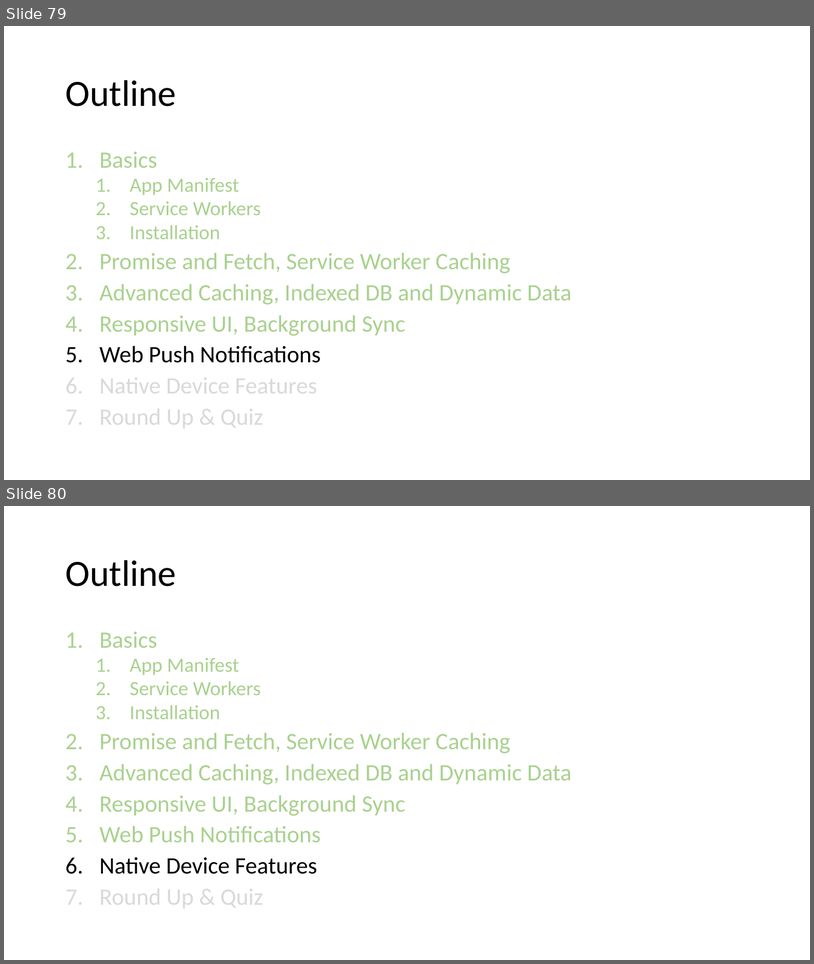
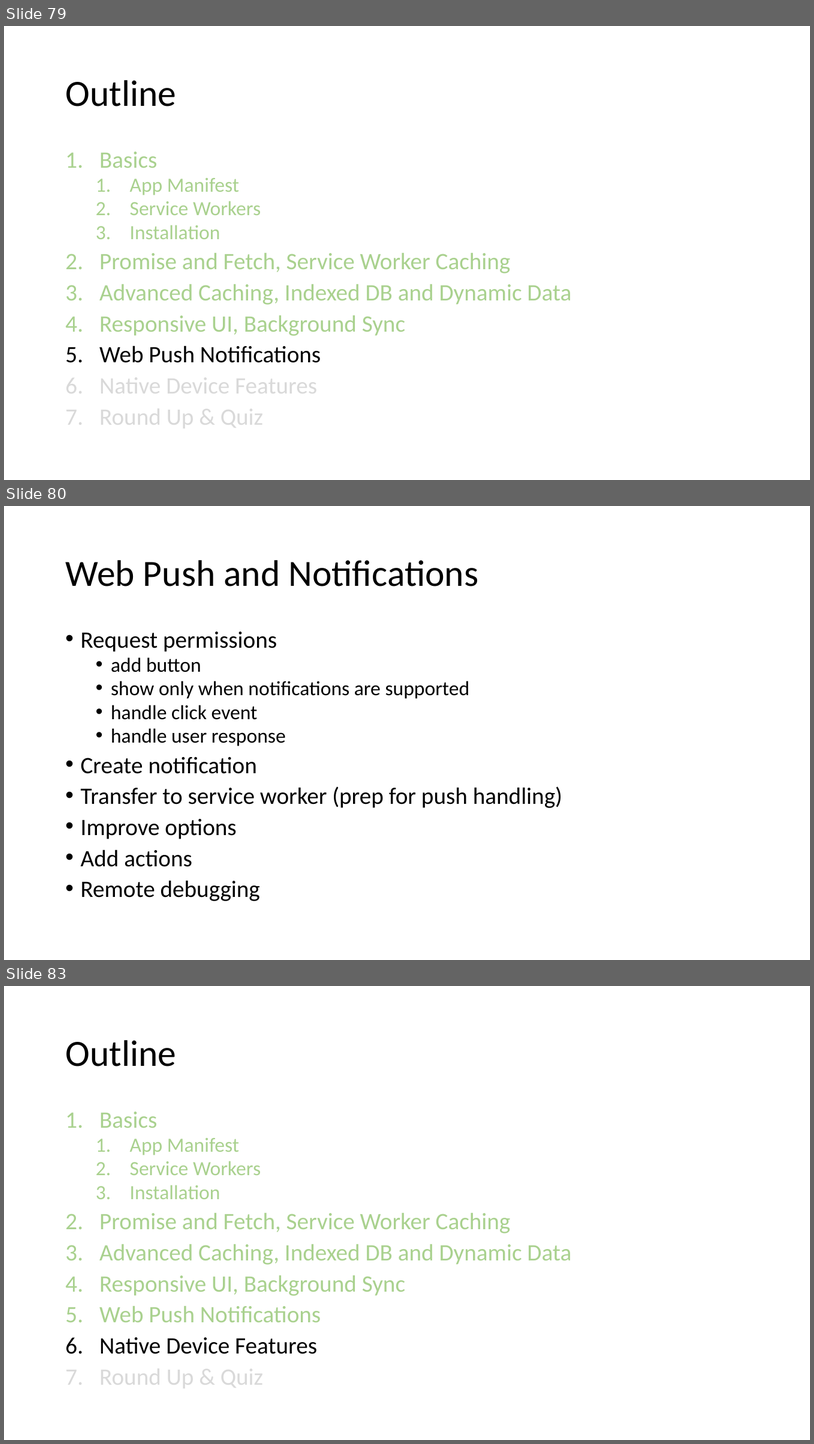
Before and after one commit to SteveNox/PWA, a slide deck: Progressive Web Apps.pptx. Shown one above the other, each under a label of ours: slides 79 and 80 before the commit, slides 79, 80 and 83 after it; the slides between them are not shown. The pictures are 814x964 and 814x1444 pixels, drawn with LibreOffice and Linux fonts; fonts in the diff are those of the drawing. Boxes give left, top, right and bottom in pixels: in the first picture for what was removed or moved away, otherwise in the second. Text is boxed around its words. In the diff, an @@ line names an element or a change of style, - is before the commit and + after.

Commit message:
initial notification and push notifications

```diff
--- a/Progressive Web Apps.pptx
+++ b/Progressive Web Apps.pptx
@@ slide 80 added at bbox=[4, 506, 810, 960], background #FFFFFF @@
@@ title added at bbox=[65, 560, 479, 586], 44 pt, text #000000 @@
+Web Push and Notifications
@@ text added at bbox=[81, 631, 563, 901], 28 pt, text #000000 @@
+• Request permissions
+  • add button
+  • show only when notifications are supported
+  • handle click event
+  • handle user response
+• Create notification
+• Transfer to service worker (prep for push handling)
+• Improve options
+• Add actions
+• Remote debugging
@@ what was slide 80 is now slide 83 @@
```
Also in this commit, not shown: 2 other slides added, 8 other files.
